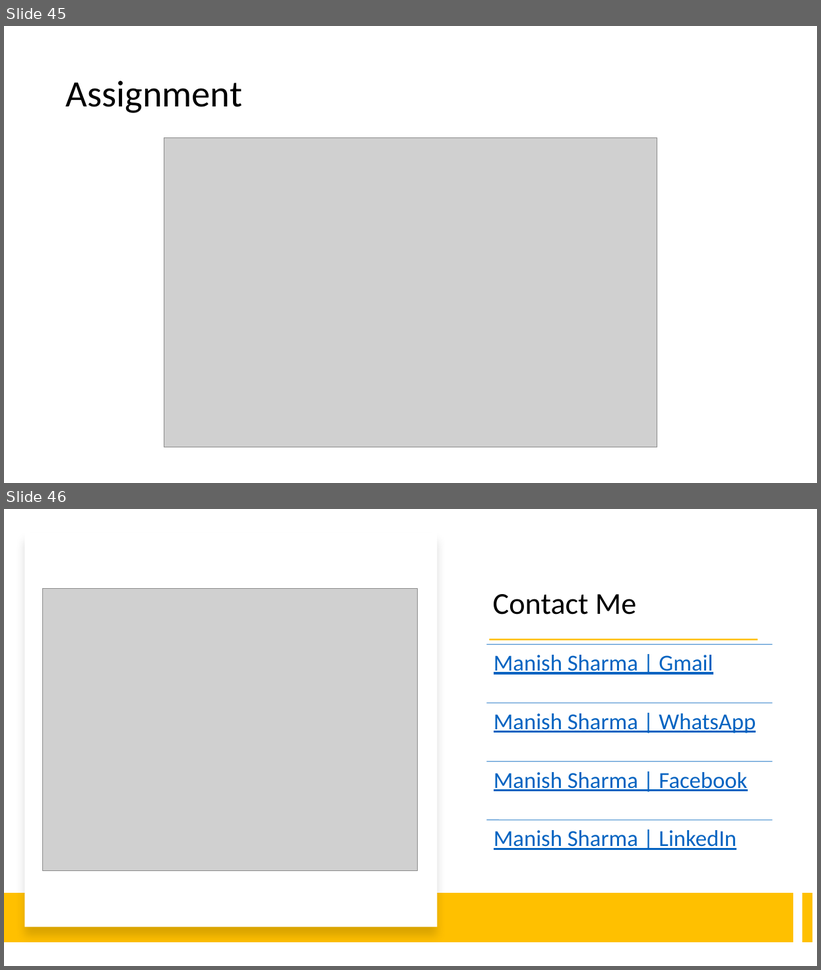
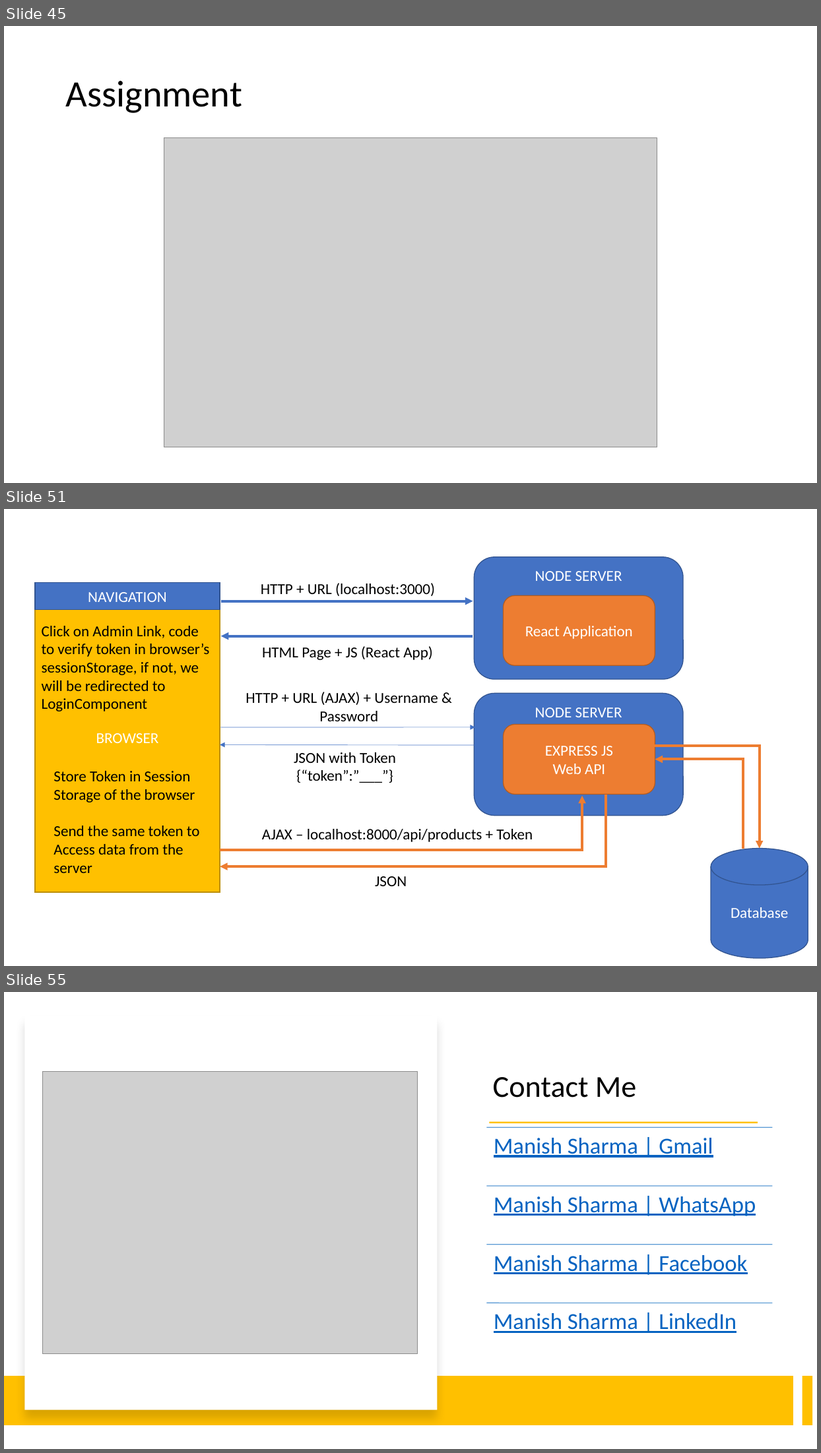
Before and after one commit to manishvbn/ReactJS_Jul22, a slide deck: Notes/React.pptx. Shown one above the other, each under a label of ours: slides 45 and 46 before the commit, slides 45, 51 and 55 after it; the slides between them are not shown. The pictures are 821x970 and 821x1453 pixels, drawn with LibreOffice and Linux fonts; fonts in the diff are those of the drawing; grey boxes stand for pictures. Boxes give left, top, right and bottom in pixels: in the first picture for what was removed or moved away, otherwise in the second. Text is boxed around its words. In the diff, an @@ line names an element or a change of style, - is before the commit and + after.

```diff
--- a/Notes/React.pptx
+++ b/Notes/React.pptx
@@ slide 51 added at (4, 509, 817, 966), background #FFFFFF @@
@@ rounded rectangle added at (475, 557, 684, 680), fill #4472C4, outline #325491 1 pt, 18 pt, text #FFFFFF @@
+NODE SERVER
@@ rectangle added at (35, 583, 220, 892), fill #FFC000, outline #BD8E00 1 pt, 18 pt, text #FFFFFF @@
+BROWSER
@@ rectangle added at (35, 583, 220, 609), fill #4472C4, outline #325491 1 pt, 18 pt, text #FFFFFF @@
+NAVIGATION
@@ text added at (261, 583, 435, 596), 18 pt, text #000000 @@
+HTTP + URL (localhost:3000)
@@ arrow added from (221, 601) to (473, 601), #4472C4 3 pt @@
@@ rounded rectangle added at (504, 595, 655, 666), fill #ED7D31, outline #AF5C24 1 pt, 18 pt, text #FFFFFF @@
+React Application
@@ text added at (42, 626, 209, 712), 18 pt, text #000000 @@
+Click on Admin Link, code to verify token in browser’s sessionStorage, if not, we will be redirected to LoginComponent
@@ arrow added from (473, 636) to (221, 636), #4472C4 3 pt @@
@@ text added at (262, 646, 433, 660), 18 pt, text #000000 @@
+HTML Page + JS (React App)
@@ text added at (246, 692, 438, 722), 18 pt, text #000000 @@
+HTTP + URL (AJAX) + Username & Password
@@ rounded rectangle added at (475, 693, 684, 816), fill #4472C4, outline #325491 1 pt, 18 pt, text #FFFFFF @@
+NODE SERVER
@@ rounded rectangle added at (504, 724, 655, 795), fill #ED7D31, outline #AF5C24 1 pt, 18 pt, text #FFFFFF @@
+EXPRESS JS
+Web API
@@ arrow added from (475, 746) to (220, 745), #4472C4 0.5 pt @@
@@ arrow added from (220, 727) to (475, 727), #4472C4 0.5 pt @@
@@ text added at (294, 753, 396, 783), 18 pt, text #000000 @@
+JSON with Token
+{“token”:”___”}
@@ elbow arrow added from (649, 747) to (760, 849), #ED7D31 3 pt @@
@@ elbow arrow added from (743, 849) to (655, 760), #ED7D31 3 pt @@
@@ text added at (54, 771, 200, 873), 18 pt, text #000000 @@
+Store Token in Session
+Storage of the browser
+Send the same token to
+Access data from the
+server
@@ elbow arrow added from (220, 850) to (582, 796), #ED7D31 3 pt @@
@@ elbow arrow added from (607, 796) to (220, 867), #ED7D31 3 pt @@
@@ text added at (262, 829, 533, 842), 18 pt, text #000000 @@
+AJAX – localhost:8000/api/products + Token
@@ cylinder added at (711, 849, 808, 958), fill #4472C4, outline #325491 1 pt, 18 pt, text #FFFFFF @@
+Database
@@ text added at (375, 877, 407, 887), 18 pt, text #000000 @@
+JSON
@@ what was slide 46 is now slide 55 @@
```
Also in this commit, not shown: 8 other slides added.
